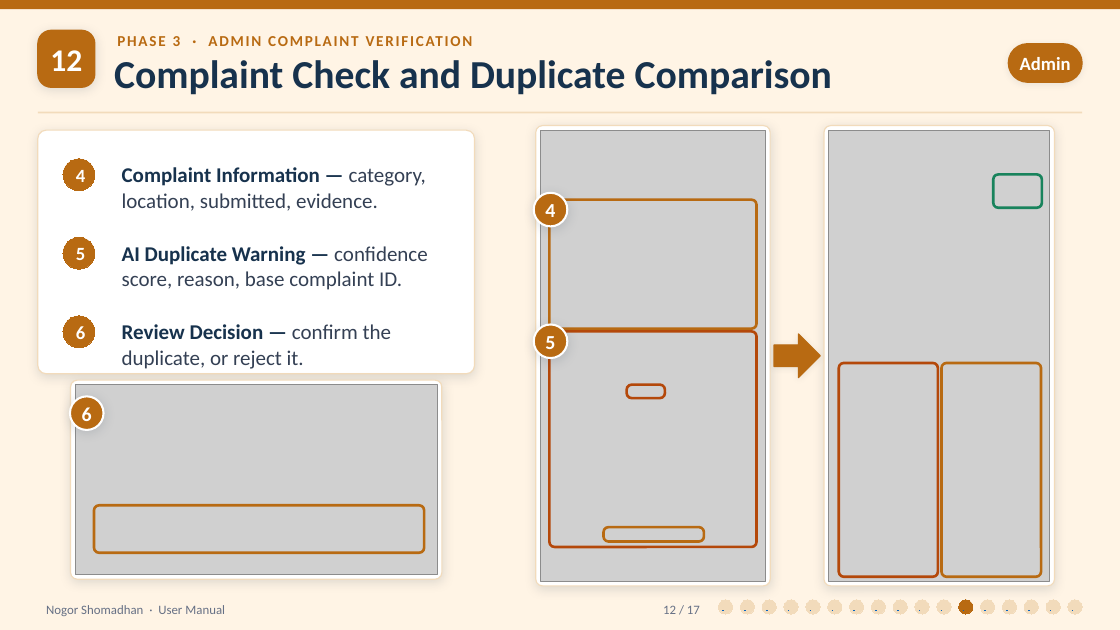
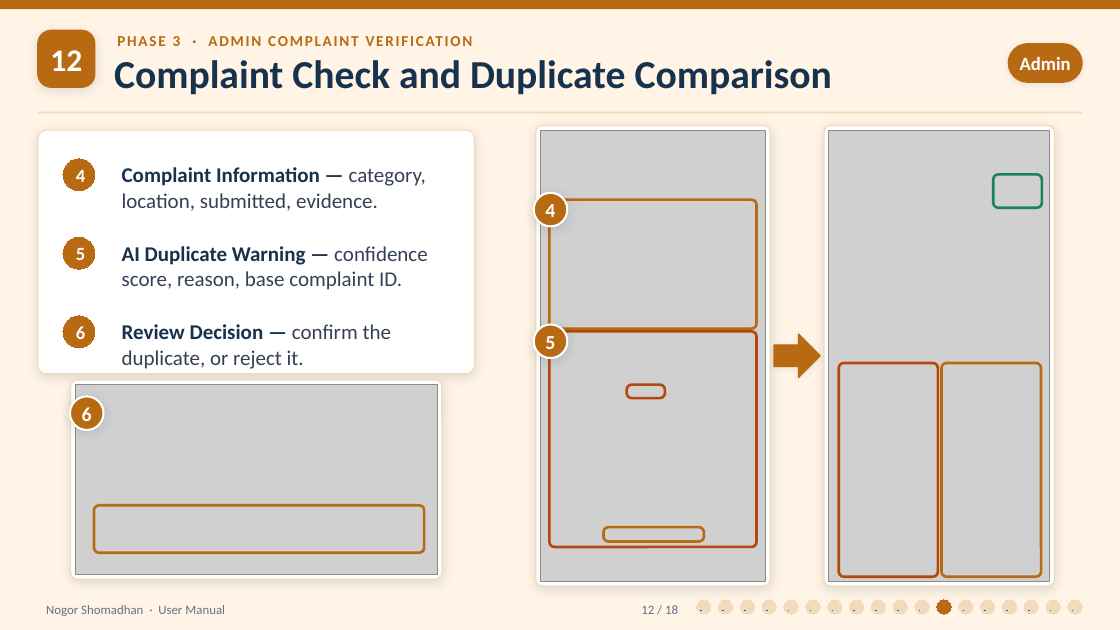
Before and after one commit to Zawadur-Rafid/NogorShomadhan, a slide deck: slide 12 of User Manual/NogorShomadhan_UserManual_Phase1.pptx. Drawn at 1120x630 pixels with LibreOffice and Linux fonts; fonts in the diff are those of the drawing; grey boxes stand for pictures. Boxes give left, top, right and bottom in pixels: in the first picture for what was removed or moved away, otherwise in the second. Text is boxed around its words. In the diff, an @@ line names an element or a change of style, - is before the commit and + after.

```diff
--- a/User Manual/NogorShomadhan_UserManual_Phase1.pptx
+++ b/User Manual/NogorShomadhan_UserManual_Phase1.pptx
@@ text at [641,605,678,614]: text changed @@
-12 / 17
+12 / 18
@@ ellipse added at [697,600,711,614], fill #F2DBBB, outline #F2DBBB 0.75 pt @@
@@ ellipse: place and size @@
-ellipse at [959,600,973,614]
+ellipse at [937,600,951,614]
@@ ellipse: place and size @@
-ellipse at [937,600,951,614]
+ellipse at [959,600,973,614]
```
Also in this commit, not shown: 15 other slides changed, 2 slides added, 1 slide removed, 12 other files.
